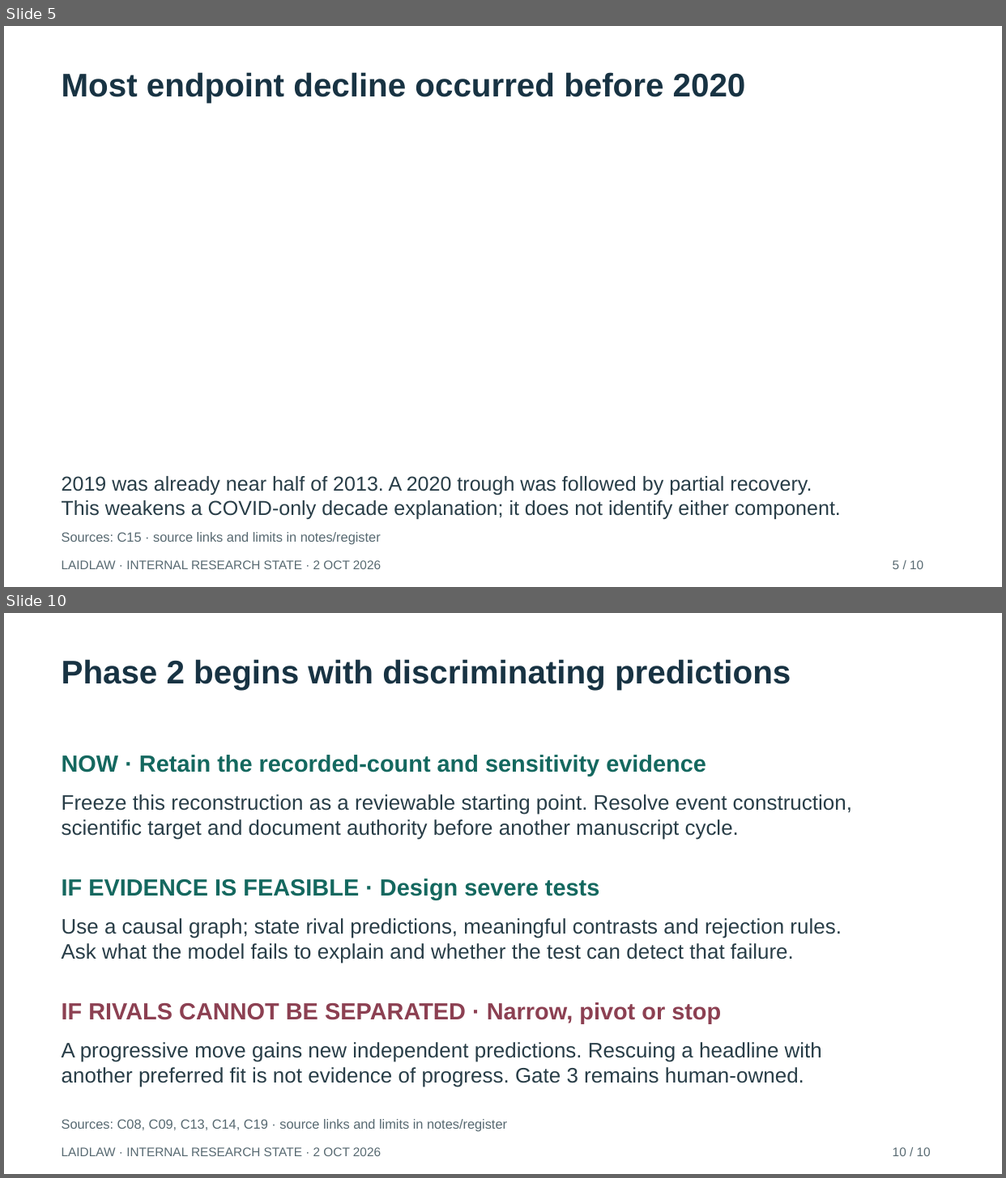
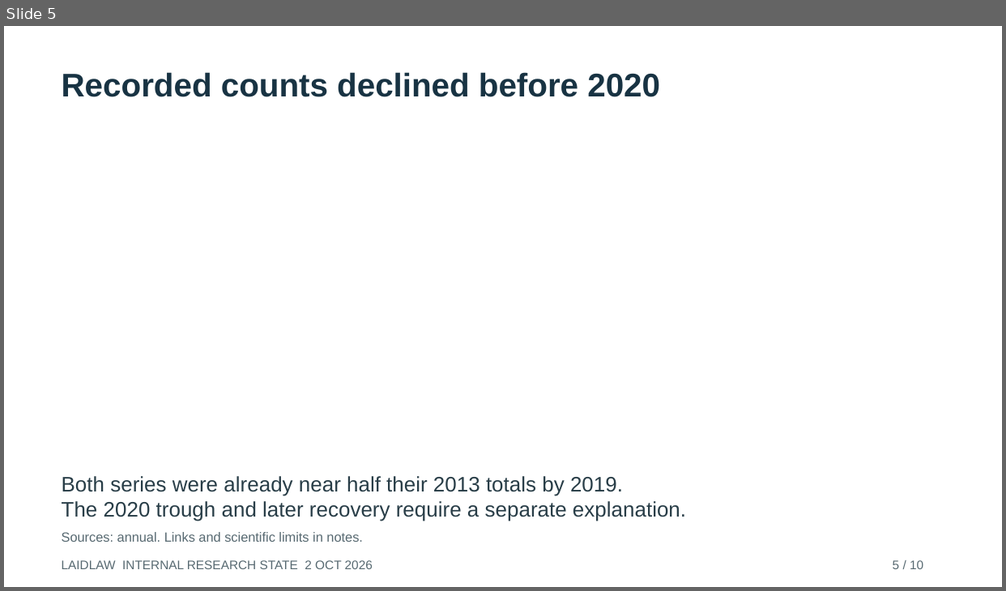
Before and after one commit to bobshenruililin/Laidlaw-Heat-Project, a slide deck: reports/auto_research/2026-10-02/Research_State_Briefing.pptx. Shown one above the other, each under a label of ours: slides 5 and 10 before the commit, slide 5 after it; the slides between them are not shown. The pictures are 1006x1178 and 1006x591 pixels, drawn with LibreOffice and Linux fonts; fonts in the diff are those of the drawing. Boxes give left, top, right and bottom in pixels: in the first picture for what was removed or moved away, otherwise in the second. Text is boxed around its words. In the diff, an @@ line names an element or a change of style, - is before the commit and + after.

Commit message:
Build evidence-led novelty, feasibility and manuscript packet

```diff
--- a/reports/auto_research/2026-10-02/Research_State_Briefing.pptx
+++ b/reports/auto_research/2026-10-02/Research_State_Briefing.pptx
@@ slide 10 removed at (4,613,1002,1174), background #FFFFFF @@
@@ text removed at (62,659,791,690) @@
-Phase 2 begins with discriminating predictions
@@ text removed at (62,755,706,776) @@
-NOW · Retain the recorded-count and sensitivity evidence
@@ text removed at (62,794,852,840) @@
-Freeze this reconstruction as a reviewable starting point. Resolve event construction,
-scientific target and document authority before another manuscript cycle.
@@ text removed at (62,879,599,900) @@
-IF EVIDENCE IS FEASIBLE · Design severe tests
@@ text removed at (62,918,841,964) @@
-Use a causal graph; state rival predictions, meaningful contrasts and rejection rules.
-Ask what the model fails to explain and whether the test can detect that failure.
@@ text removed at (62,1003,721,1024) @@
-IF RIVALS CANNOT BE SEPARATED · Narrow, pivot or stop
@@ text removed at (62,1042,822,1088) @@
-A progressive move gains new independent predictions. Rescuing a headline with
-another preferred fit is not evidence of progress. Gate 3 remains human-owned.
@@ text removed at (62,1119,507,1132) @@
-Sources: C08, C09, C13, C14, C19 · source links and limits in notes/register
@@ text removed at (62,1148,381,1157) @@
-LAIDLAW · INTERNAL RESEARCH STATE · 2 OCT 2026
@@ text removed at (893,1148,931,1157) @@
-10 / 10
@@ slide 5 changed as well @@
@@ text at (62,72,660,97): text changed @@
-Most endpoint decline occurred before 2020
+Recorded counts declined before 2020
@@ text at (62,476,686,522): text changed; size 19.5 to 20.2 pt @@
-2019 was already near half of 2013. A 2020 trough was followed by partial recovery.
-This weakens a COVID-only decade explanation; it does not identify either component.
+Both series were already near half their 2013 totals by 2019.
+The 2020 trough and later recovery require a separate explanation.
@@ text at (62,532,363,542): text changed @@
-Sources: C15 · source links and limits in notes/register
+Sources: annual. Links and scientific limits in notes.
@@ text at (62,561,373,570): text changed @@
-LAIDLAW · INTERNAL RESEARCH STATE · 2 OCT 2026
+LAIDLAW INTERNAL RESEARCH STATE 2 OCT 2026
```
Also in this commit, not shown: 3 other slides changed, 6 slides added, 5 other slides removed, 49 other files.
